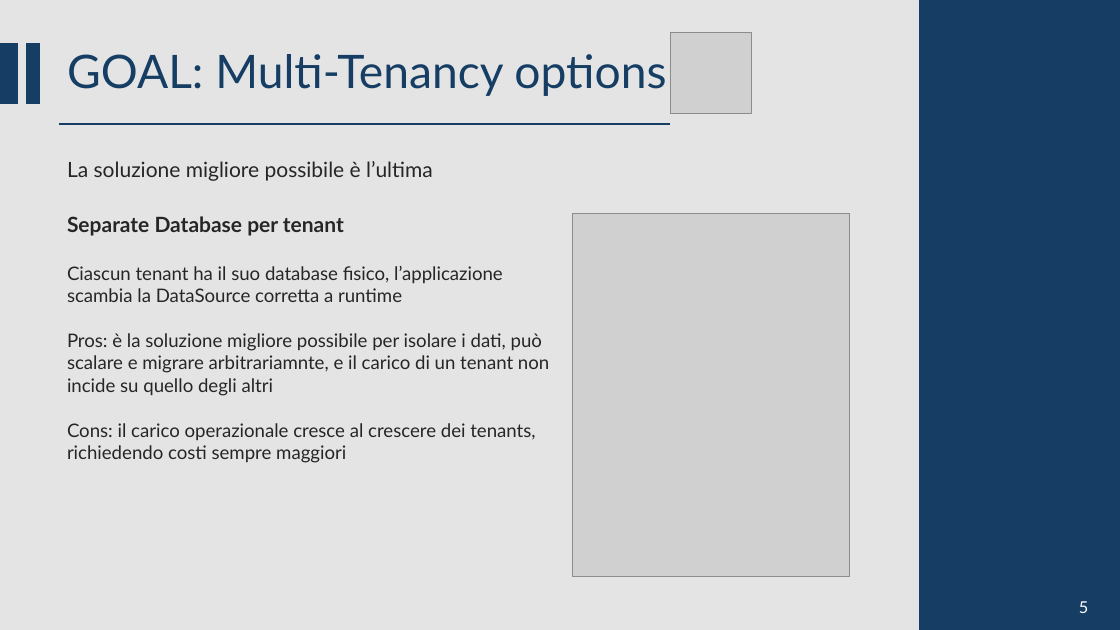
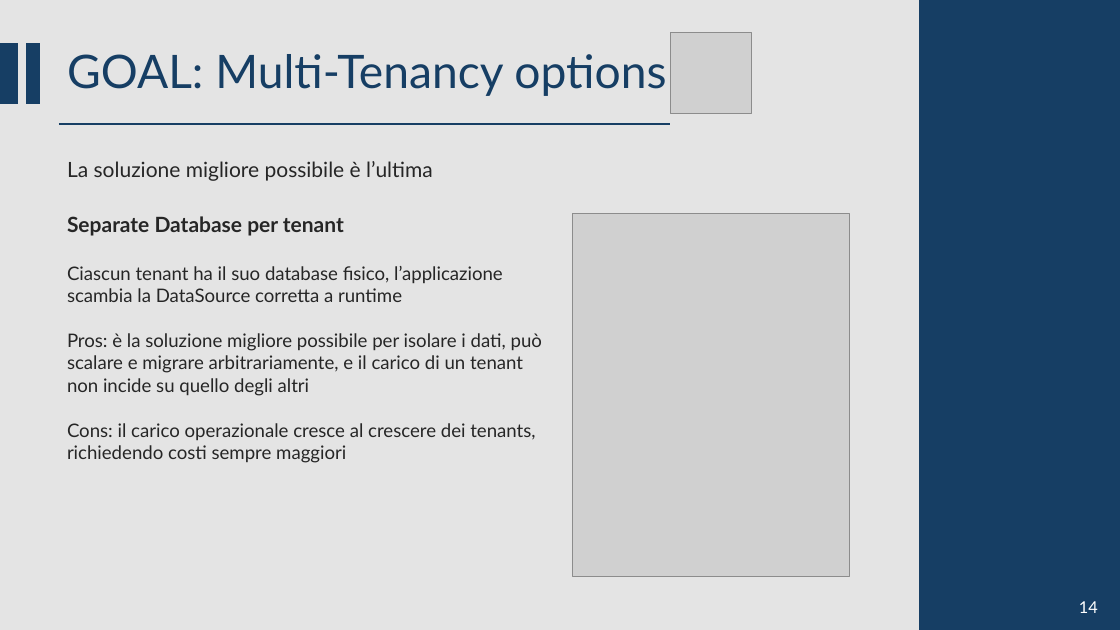
Before and after one commit to CSW-Teams/MS3-docs, a slide deck: slide 14 of ShiftsHappen/Sprint 1/CSW Sprint 1.pptm. Drawn at 1120x630 pixels with LibreOffice and Linux fonts; fonts in the diff are those of the drawing; grey boxes stand for pictures. Boxes give left, top, right and bottom in pixels: in the first picture for what was removed or moved away, otherwise in the second. Text is boxed around its words. In the diff, an @@ line names an element or a change of style, - is before the commit and + after.

```diff
--- a/ShiftsHappen/Sprint 1/CSW Sprint 1.pptm
+++ b/ShiftsHappen/Sprint 1/CSW Sprint 1.pptm
@@ text at (67,333,542,396): text changed @@
-Pros: è la soluzione migliore possibile per isolare i dati, può scalare e migrare arbitrariamnte, e il carico di un tenant non incide su quello degli altri
+Pros: è la soluzione migliore possibile per isolare i dati, può scalare e migrare arbitrariamente, e il carico di un tenant non incide su quello degli altri
@@ text at (1079,601,1098,613): text changed @@
-5
+14
```
Also in this commit, not shown: 14 other slides changed.
